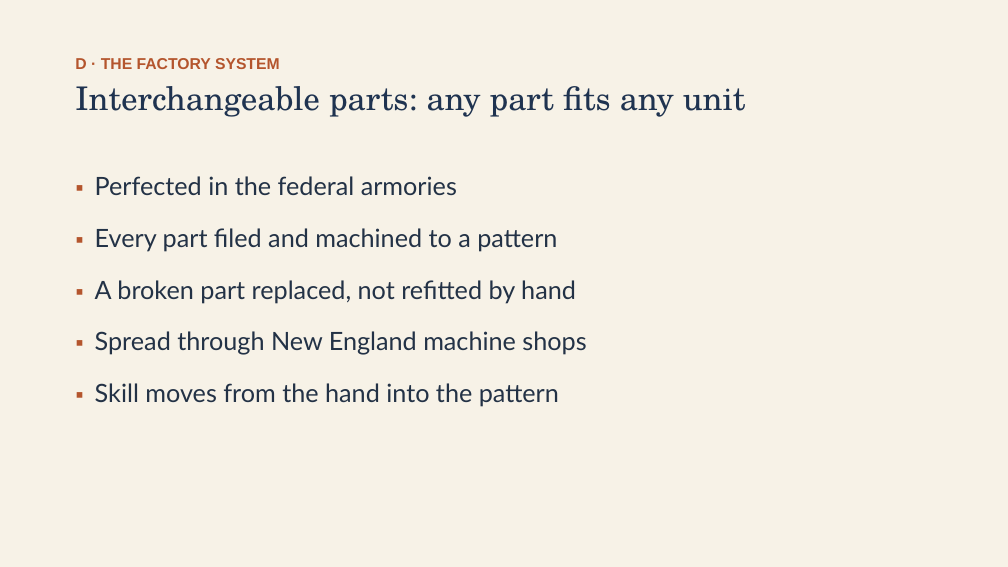
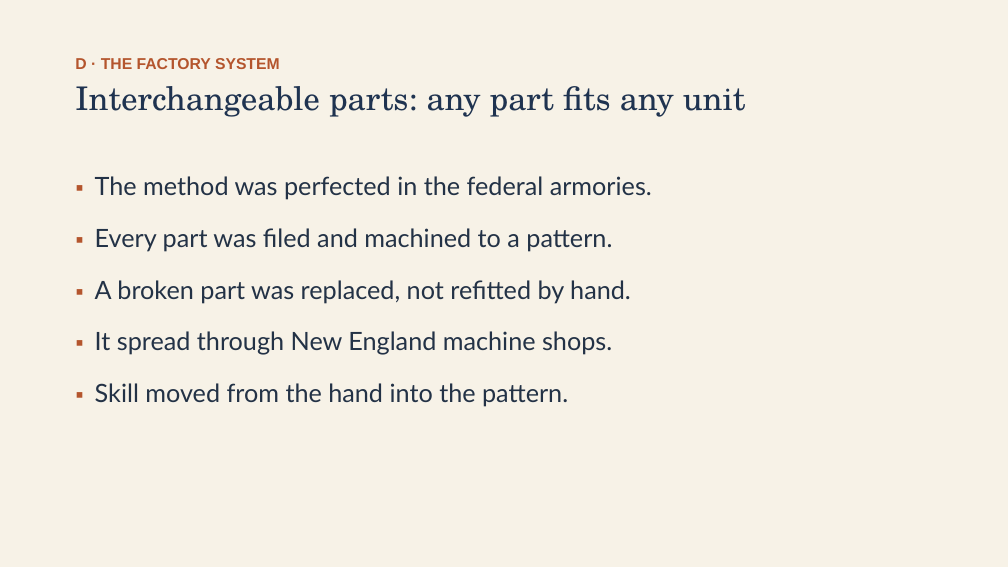
Before and after one commit to ab17gthb/humanities-curriculum-group, a slide deck: slide 14 of jackson-reform/lesson-05/lesson-05-slides.pptx. Drawn at 1008x567 pixels with LibreOffice and Linux fonts; fonts in the diff are those of the drawing. Boxes give left, top, right and bottom in pixels: in the first picture for what was removed or moved away, otherwise in the second. Text is boxed around its words. In the diff, an @@ line names an element or a change of style, - is before the commit and + after.

```diff
--- a/jackson-reform/lesson-05/lesson-05-slides.pptx
+++ b/jackson-reform/lesson-05/lesson-05-slides.pptx
@@ text at <box>95,176,652,406</box>: text changed @@
-▪ Perfected in the federal armories
-▪ Every part filed and machined to a pattern
-▪ A broken part replaced, not refitted by hand
-▪ Spread through New England machine shops
-▪ Skill moves from the hand into the pattern
+▪ The method was perfected in the federal armories.
+▪ Every part was filed and machined to a pattern.
+▪ A broken part was replaced, not refitted by hand.
+▪ It spread through New England machine shops.
+▪ Skill moved from the hand into the pattern.
```
Also in this commit, not shown: 10 other slides changed, 6 other files.
